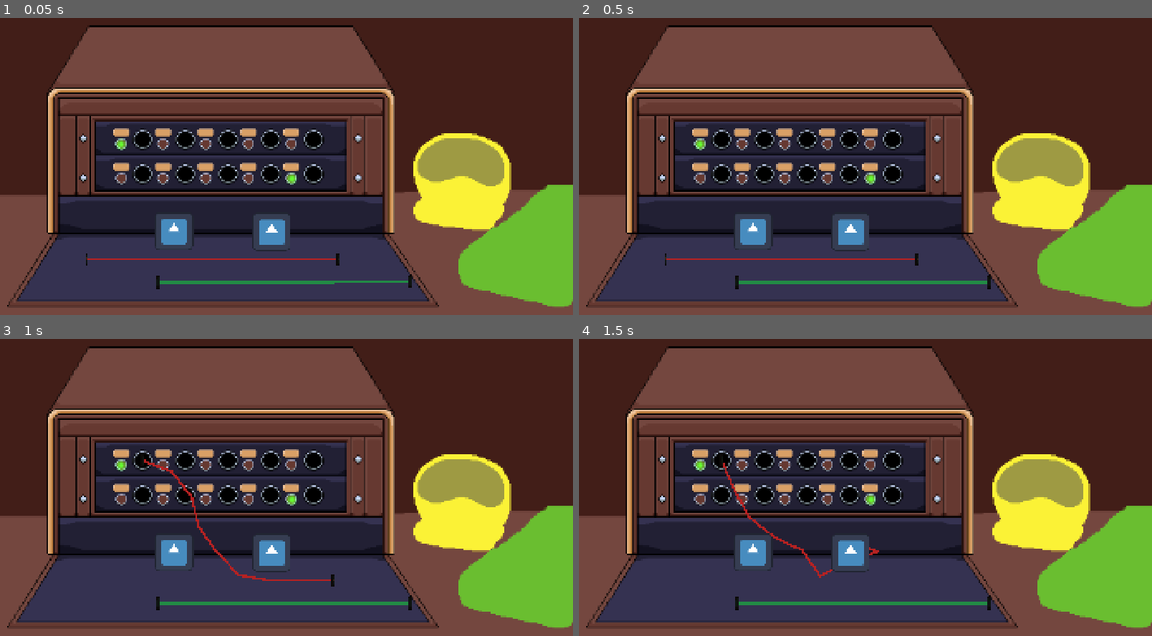
Above: before the commit, frames 1-4 (two rows, left to right).
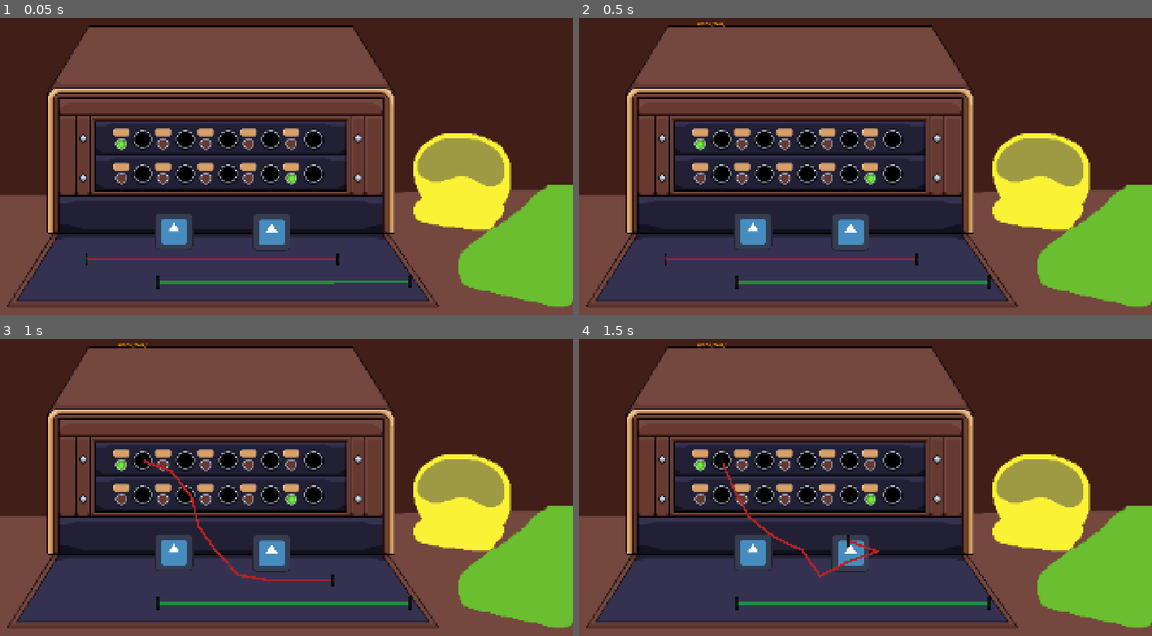
Above: after the commit, the same moments.

Repository: JPlimajots/chinese-whispers
Game: Godot game, scene res://scenes/main.tscn
Two runs of this game, one before a commit and one after it. Both use one fixed random seed, a clock stepped at 60 frames per second and the inputs below. The engine's default icon, where the game draws it, is replaced by a stand-in: a white triangle on a blue panel in a dark square.
Inputs (mouse positions are in pixels of both pictures, inside the frame that each line leads up to):
- Up to frame 1 (0.05 s): no input
- Up to frame 2 (0.5 s): no input
- Up to frame 3 (1 s): tap Enter at 0.5 s; drag from (85, 579) to (143, 460) at 0.52 s
- Up to frame 4 (1.5 s): drag from (911, 579) to (722, 460) at 1.27 s

Frame 1 is identical in both runs. In frame 2, less than 0.1% of the frame differs, in the area x 20-26%, y 1-4%; in frame 3, less than 0.1%; in frame 4, 0.2%, in the area x 20-51%, y 1-79%.

Commit message:
feat: add dialogue ui with typewriter effect

Diff:
--- /dev/null
+++ b/scenes/dialogue_ui.tscn
@@ -0,0 +1,38 @@
+[gd_scene format=3 uid="uid://bekeim1pt4da6"]
+
+[ext_resource type="Script" uid="uid://bgxn548xp3bbt" path="res://scripts/dialogue_ui.gd" id="1_dwk8m"]
+
+[node name="DialogueUI" type="CanvasLayer" unique_id=1232079868]
+script = ExtResource("1_dwk8m")
+
+[node name="MainControl" type="Control" parent="." unique_id=22826134]
+layout_mode = 3
+anchors_preset = 15
+anchor_right = 1.0
+anchor_bottom = 1.0
+grow_horizontal = 2
+grow_vertical = 2
+mouse_filter = 2
+
+[node name="BalloonBackground" type="TextureRect" parent="MainControl" unique_id=1819119217]
+layout_mode = 0
+offset_left = 396.0
+offset_top = 93.0
+offset_right = 1453.0
+offset_bottom = 246.0
+mouse_filter = 2
+
+[node name="DialogueLabel" type="RichTextLabel" parent="MainControl/BalloonBackground" unique_id=182352802]
+layout_mode = 1
+anchors_preset = 15
+anchor_right = 1.0
+anchor_bottom = 1.0
+grow_horizontal = 2
+grow_vertical = 2
+theme_override_colors/default_color = Color(1, 0.6901961, 0, 1)
+
+[node name="TypewriterTimer" type="Timer" parent="." unique_id=1758948054]
+wait_time = 0.05
+autostart = true
+
+[connection signal="timeout" from="TypewriterTimer" to="." method="_on_typewriter_timer_timeout"]
--- a/scenes/main.tscn
+++ b/scenes/main.tscn
@@ -5,6 +5,7 @@
 [ext_resource type="Texture2D" uid="uid://batu6kd4gow2y" path="res://assets/sprites/bgv1.png" id="2_jyhfs"]
 [ext_resource type="PackedScene" uid="uid://70p58tsrhgk1" path="res://scenes/cable.tscn" id="2_sugp2"]
 [ext_resource type="PackedScene" uid="uid://djqoxdn2228q1" path="res://scenes/adapter.tscn" id="5_tbgi4"]
+[ext_resource type="PackedScene" uid="uid://bekeim1pt4da6" path="res://scenes/dialogue_ui.tscn" id="6_tefeu"]
 
 [node name="Main" type="Node2D" unique_id=874198836]
 script = ExtResource("1_sugp2")
@@ -59,6 +60,9 @@
 grid_pos = "B5"
 current_light = "green"
 
+[node name="Adapter" parent="." unique_id=175394667 instance=ExtResource("5_tbgi4")]
+position = Vector2(583, 799)
+
 [node name="CableRed" parent="." unique_id=1320508 instance=ExtResource("2_sugp2")]
 position = Vector2(357, 898)
 
@@ -66,5 +70,4 @@
 position = Vector2(596, 974)
 cable_color = "green"
 
-[node name="Adapter" parent="." unique_id=175394667 instance=ExtResource("5_tbgi4")]
-position = Vector2(583, 799)
+[node name="DialogueUI" parent="." unique_id=1232079868 instance=ExtResource("6_tefeu")]
--- a/scripts/connection_manager.gd
+++ b/scripts/connection_manager.gd
@@ -3,6 +3,8 @@
 signal connection_success(caller_name: String, target_name: String)
 signal connection_chaos(caller_name: String, wrong_target_name: String, origin_id: String, target_id: String)
 signal connection_dropped(caller_name: String, reason: String)
+
+var current_call_id: String = "01_seed"
 
 const DIRECTORY: Dictionary = {
 	"A1_red": "Hospital",
--- /dev/null
+++ b/scripts/dialogue_ui.gd
@@ -0,0 +1,58 @@
+extends CanvasLayer
+
+@onready var dialogue_label: RichTextLabel = $MainControl/BalloonBackground/DialogueLabel
+@onready var typewriter_timer: Timer = $TypewriterTimer
+#@onready var log_container: VBoxContainer = $LogContainer
+
+var current_text: String = ""
+var current_char_index: int = 0
+
+
+# Called when the node enters the scene tree for the first time.
+func _ready() -> void:
+	ConnectionManager.connection_success.connect(_on_connection_success)
+	ConnectionManager.connection_chaos.connect(_on_connection_chaos)
+	ConnectionManager.connection_dropped.connect(_on_connection_dropped)
+
+	display_current_hook(ConnectionManager.current_call_id)
+
+
+func display_current_hook(call_id: String):
+	var call_data: Dictionary = NarrativeManager.NARRATIVES.get(call_id, {})
+	if not call_data.is_empty():
+		_start_typewriter(call_data["initial_text"])
+	else:
+		_start_typewriter("STATIC_NOISE_LINE_TEXT")
+
+
+func _on_connection_success(caller_name: String, target_name: String):
+	var call_data: Dictionary = NarrativeManager.NARRATIVES.get(ConnectionManager.current_call_id, {})
+	if not call_data.is_empty():
+		_start_typewriter(call_data["success_text"])
+
+
+func _on_connection_chaos(caller_name: String, wrong_target_name: String, origin_id: String, target_id: String):
+	var call_data: Dictionary = NarrativeManager.NARRATIVES.get(ConnectionManager.current_call_id, {})
+	var chaos_data: Dictionary = call_data.get("wrong_targets", {}).get(target_id, {})
+
+	if not chaos_data.is_empty():
+		_start_typewriter(chaos_data["chaos_text"])
+
+
+func _on_connection_dropped(caller_name: String, reason: String):
+	_start_typewriter("LINE_MUTED: " + reason.to_upper())
+
+
+func _start_typewriter(text_tag: String):
+	current_text = text_tag
+	dialogue_label.text = ""
+	current_char_index = 0
+	typewriter_timer.start()
+
+
+func _on_typewriter_timer_timeout():
+	if current_char_index < current_text.length():
+		dialogue_label.text += current_text[current_char_index]
+		current_char_index += 1
+	else:
+		typewriter_timer.stop()
Not shown, added: scripts/dialogue_ui.gd.uid
Renamed: scripts/NarrativeManager.gd -> scripts/narrative_manager.gd
Renamed: scripts/NarrativeManager.gd.uid -> scripts/narrative_manager.gd.uid
